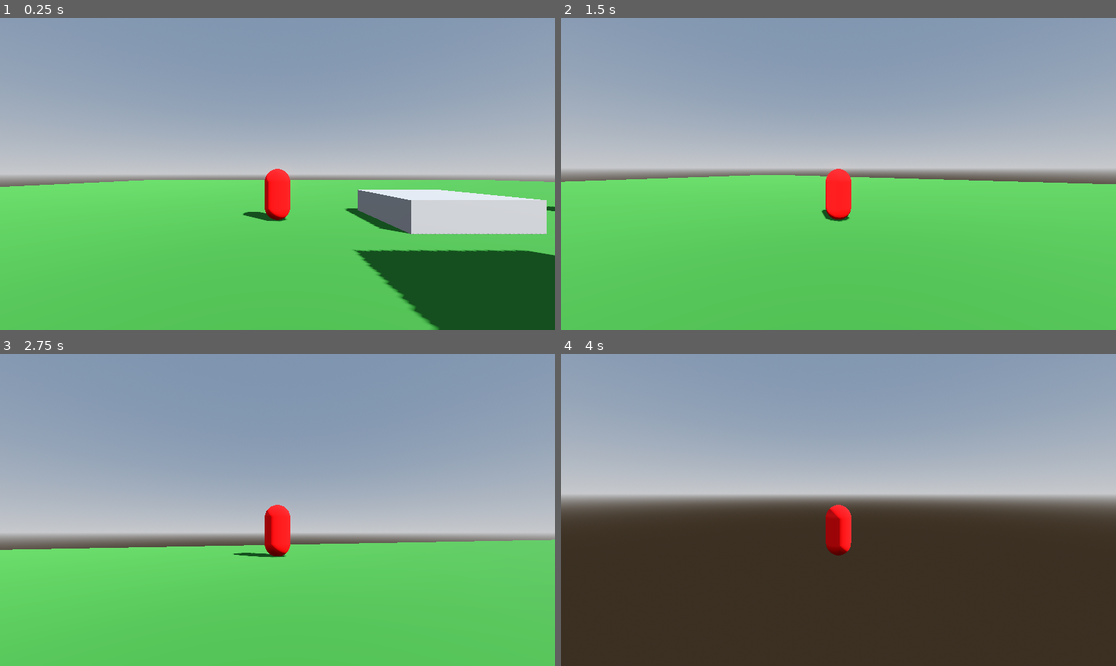
Above: before the commit, frames 1-4 (two rows, left to right).
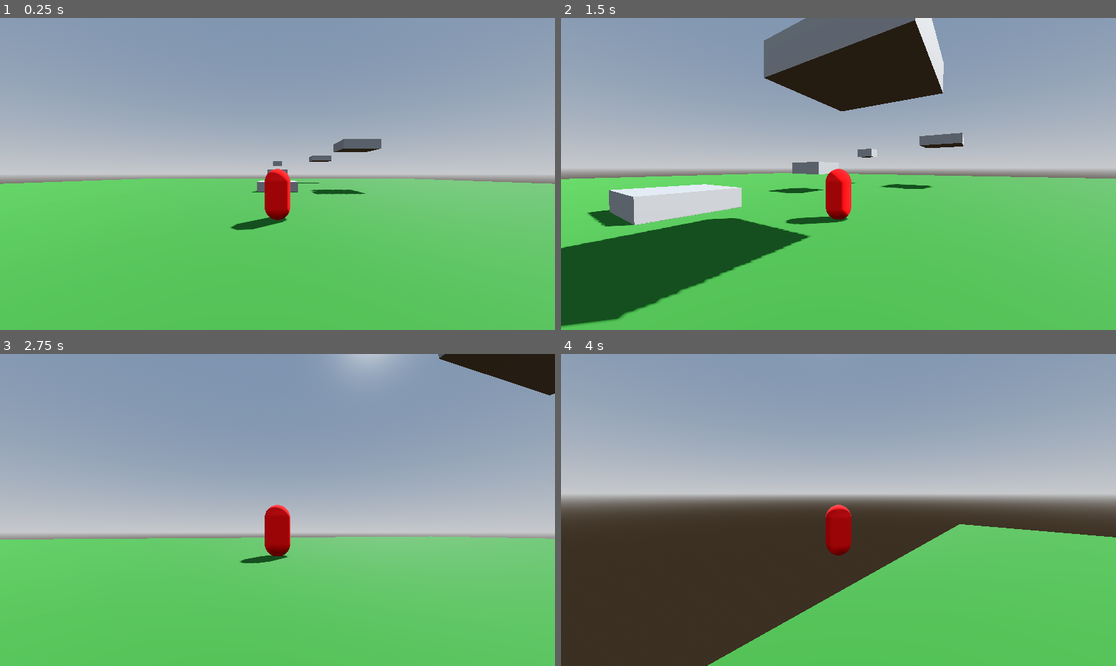
Above: after the commit, the same moments.

Repository: PillarQuestionMark/PillarQuestionMarkGame
Game: Godot game, scene res://Scenes/Playground.tscn
The game is run twice, just before and just after one commit, with the same random seed, the same clock (stepped at 60 frames per second) and the same inputs.
Inputs (mouse positions are in pixels of both pictures, inside the frame that each line leads up to):
- Up to frame 1 (0.25 s): no input
- Up to frame 2 (1.5 s): tap Enter at 0.5 s; move the mouse to (866, 174) at 0.52 s; hold W (move_forward) from 0.53 s (still down); tap Space (jump) at 0.77 s; move the mouse to (810, 174) at 1.27 s
- Up to frame 3 (2.75 s): keep holding W (move_forward); tap Space (jump) at 1.52 s; move the mouse to (288, 503) at 2.02 s
- Up to frame 4 (4 s): keep holding W (move_forward); move the mouse to (832, 516) at 2.77 s; tap Space (jump) at 3.02, 3.77 s; move the mouse to (877, 513) at 3.52 s

The runs differ from the first frame. In frame 1, 14% of the frame differs, in the area x 0-100%, y 38-100%; in frame 2, 21%; in frame 3, 5.0%; in frame 4, 23%, in the area x 26-100%, y 48-100%.

Commit message:
Player Moved and added Git Ignores

Diff:
--- a/Capstone_Game/Scenes/Playground.tscn
+++ b/Capstone_Game/Scenes/Playground.tscn
@@ -51,7 +51,7 @@
 skeleton = NodePath("../CollidableCube")
 
 [node name="Player" parent="." node_paths=PackedStringArray("camera") instance=ExtResource("2_n32rs")]
-transform = Transform3D(1, 0, 0, 0, 1, 0, 0, 0, 1, -11.9451, 2, 0)
+transform = Transform3D(-4.37114e-08, 0, -1, 0, 1, 0, 1, 0, -4.37114e-08, -20, 1, 0)
 gravity = -75.0
 deceleration = 0.4
 speed = 23.0
--- a/Capstone_Game/project.godot
+++ b/Capstone_Game/project.godot
@@ -12,39 +12,39 @@
 
 config/name="CSE5902_Game"
 run/main_scene="res://Scenes/Playground.tscn"
-config/features=PackedStringArray("4.2", "Forward Plus")
+config/features=PackedStringArray("4.3", "Forward Plus")
 config/icon="res://icon.svg"
 
 [input]
 
 move_left={
 "deadzone": 0.5,
-"events": [Object(InputEventKey,"resource_local_to_scene":fa …(171 unchanged characters)… keycode":65,"key_label":0,"unicode":97,"echo":false,"script":null)
-, Object(InputEventKey,"resource_local_to_scene":false,"reso …(166 unchanged characters)… ode":4194319,"key_label":0,"unicode":0,"echo":false,"script":null)
+"events": [Object(InputEventKey,"resource_local_to_scene":fa …(171 unchanged characters)… keycode":65,"key_label":0,"unicode":97,"location":0,"echo":false,"script":null)
+, Object(InputEventKey,"resource_local_to_scene":false,"reso …(166 unchanged characters)… ode":4194319,"key_label":0,"unicode":0,"location":0,"echo":false,"script":null)
 ]
 }
 move_right={
 "deadzone": 0.5,
-"events": [Object(InputEventKey,"resource_local_to_scene":fa …(172 unchanged characters)… eycode":68,"key_label":0,"unicode":100,"echo":false,"script":null)
-, Object(InputEventKey,"resource_local_to_scene":false,"reso …(166 unchanged characters)… ode":4194321,"key_label":0,"unicode":0,"echo":false,"script":null)
+"events": [Object(InputEventKey,"resource_local_to_scene":fa …(172 unchanged characters)… eycode":68,"key_label":0,"unicode":100,"location":0,"echo":false,"script":null)
+, Object(InputEventKey,"resource_local_to_scene":false,"reso …(166 unchanged characters)… ode":4194321,"key_label":0,"unicode":0,"location":0,"echo":false,"script":null)
 ]
 }
 move_forward={
 "deadzone": 0.5,
-"events": [Object(InputEventKey,"resource_local_to_scene":fa …(172 unchanged characters)… eycode":87,"key_label":0,"unicode":119,"echo":false,"script":null)
-, Object(InputEventKey,"resource_local_to_scene":false,"reso …(166 unchanged characters)… ode":4194320,"key_label":0,"unicode":0,"echo":false,"script":null)
+"events": [Object(InputEventKey,"resource_local_to_scene":fa …(172 unchanged characters)… eycode":87,"key_label":0,"unicode":119,"location":0,"echo":false,"script":null)
+, Object(InputEventKey,"resource_local_to_scene":false,"reso …(166 unchanged characters)… ode":4194320,"key_label":0,"unicode":0,"location":0,"echo":false,"script":null)
 ]
 }
 move_backward={
 "deadzone": 0.5,
-"events": [Object(InputEventKey,"resource_local_to_scene":fa …(172 unchanged characters)… eycode":83,"key_label":0,"unicode":115,"echo":false,"script":null)
-, Object(InputEventKey,"resource_local_to_scene":false,"reso …(166 unchanged characters)… ode":4194322,"key_label":0,"unicode":0,"echo":false,"script":null)
+"events": [Object(InputEventKey,"resource_local_to_scene":fa …(172 unchanged characters)… eycode":83,"key_label":0,"unicode":115,"location":0,"echo":false,"script":null)
+, Object(InputEventKey,"resource_local_to_scene":false,"reso …(166 unchanged characters)… ode":4194322,"key_label":0,"unicode":0,"location":0,"echo":false,"script":null)
 ]
 }
 jump={
 "deadzone": 0.5,
-"events": [Object(InputEventKey,"resource_local_to_scene":fa …(171 unchanged characters)… keycode":32,"key_label":0,"unicode":32,"echo":false,"script":null)
-, Object(InputEventKey,"resource_local_to_scene":false,"reso …(167 unchanged characters)… de":4194438,"key_label":0,"unicode":48,"echo":false,"script":null)
+"events": [Object(InputEventKey,"resource_local_to_scene":fa …(171 unchanged characters)… keycode":32,"key_label":0,"unicode":32,"location":0,"echo":false,"script":null)
+, Object(InputEventKey,"resource_local_to_scene":false,"reso …(167 unchanged characters)… de":4194438,"key_label":0,"unicode":48,"location":0,"echo":false,"script":null)
 , Object(InputEventJoypadButton,"resource_local_to_scene":false,"resource_name":"","device":-1,"button_index":1,"pressure":0.0,"pressed":false,"script":null)
 ]
 }
Not shown, added: Capstone_Game/.gitattributes
Not shown, added: Capstone_Game/.gitignore
